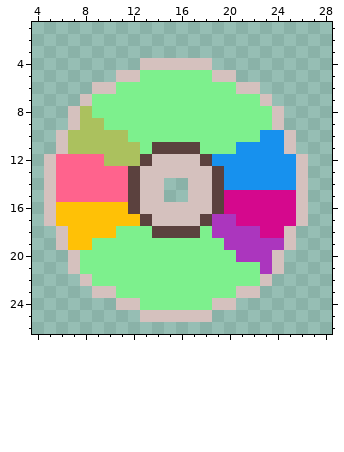
Two states of a pixel-art sprite, packages/nouns-img-permutator/assets/layer-3/head-cd.png. Above, as it was before the edit.
The file is 32x32 pixels. Shown: x 4..28, y 1..26.
Once edited:
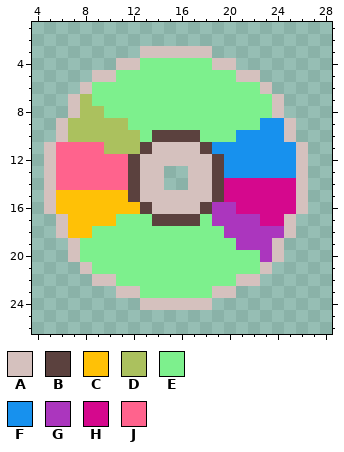
Palette (. is transparent): A #d5c1be  B #5b413e  C #ffc106  D #abc15e  E #7df08d  F #1791ee  G #ab36be  H #d5088d  J #ff638d
Changes in this commit:
There is now colour A in row 3 at x 13 to 18; in row 4 at x 11 to 12 and 19 to 20; in row 5 at x 9 to 10 and 21 to 22; in row 6 at x 8 and 23; in row 7 at x 7 and 24; in row 9 at x 6 and 25.
There is now colour A in row 11 at x 5 and 26; in row 15 at x 15 to 16.
The edit turns colour B into colour A in row 11 at x 14 to 17; in row 12 at x 13 and 18.
The edit turns colour C into colour A in row 17 at x 6; in row 19 at x 7.
The edit turns colour E into colour A in row 21 at x 8; in row 22 at x 9 to 10 and 21 to 22; in row 23 at x 11 to 12 and 19 to 20; in row 24 at x 13 to 18.
The edit turns colour G into colour A in row 19 at x 24; in row 21 at x 23.
The edit turns colour H into colour A in row 17 at x 25.
The edit turns colour A into colour B in row 16 at x 13 and 18; in row 17 at x 14 to 17.
The edit turns colour D into colour B in row 12 at x 12.
The edit turns colour E into colour B in row 10 at x 14 to 17; in row 11 at x 13 and 18.
The edit turns colour F into colour B in row 12 at x 19.
The edit turns colour B into colour C in row 16 at x 12.
The edit turns colour J into colour C in row 15 at x 6 to 11.
The edit turns colour A into colour D in row 7 at x 8; in row 9 at x 7.
The edit turns colour E into colour D in row 8 at x 9; in row 9 at x 10 to 11; in row 10 at x 12.
The edit turns colour A into colour E in row 4 at x 13 to 18; in row 5 at x 11 to 12 and 19 to 20; in row 6 at x 9 to 10 and 21 to 22; in row 7 at x 23.
The edit turns colour B into colour E in row 17 at x 13 and 18; in row 18 at x 14 to 17.
The edit turns colour C into colour E in row 17 at x 11 to 12; in row 18 at x 9 to 10; in row 19 at x 8.
The edit turns colour G into colour E in row 18 at x 19; in row 19 at x 20; in row 20 at x 21 to 22.
The edit turns colour A into colour F in row 9 at x 24; in row 11 at x 25.
The edit turns colour E into colour F in row 9 at x 23; in row 10 at x 21 to 22; in row 11 at x 19 to 20.
The edit turns colour B into colour G in row 16 at x 19.
The edit turns colour H into colour G in row 16 at x 20; in row 17 at x 21 to 22; in row 18 at x 23 to 24.
The edit turns colour F into colour H in row 14 at x 20 to 25.
The edit turns colour A into colour J in row 11 at x 6.
The edit turns colour D into colour J in row 11 at x 7 to 9; in row 12 at x 10 to 11.
Colour A is removed in row 13 at x 15 to 16; in row 17 at x 5 and 26; in row 19 at x 6 and 25; in row 21 at x 7 and 24; in row 22 at x 8 and 23; in row 23 at x 9 to 10 and 21 to 22.
Colour A is removed in row 24 at x 11 to 12 and 19 to 20; in row 25 at x 13 to 18.
Changed places in both pictures, as pixel boxes (x1, y1, x2, y2):
changed: (44, 46, 308, 322)
